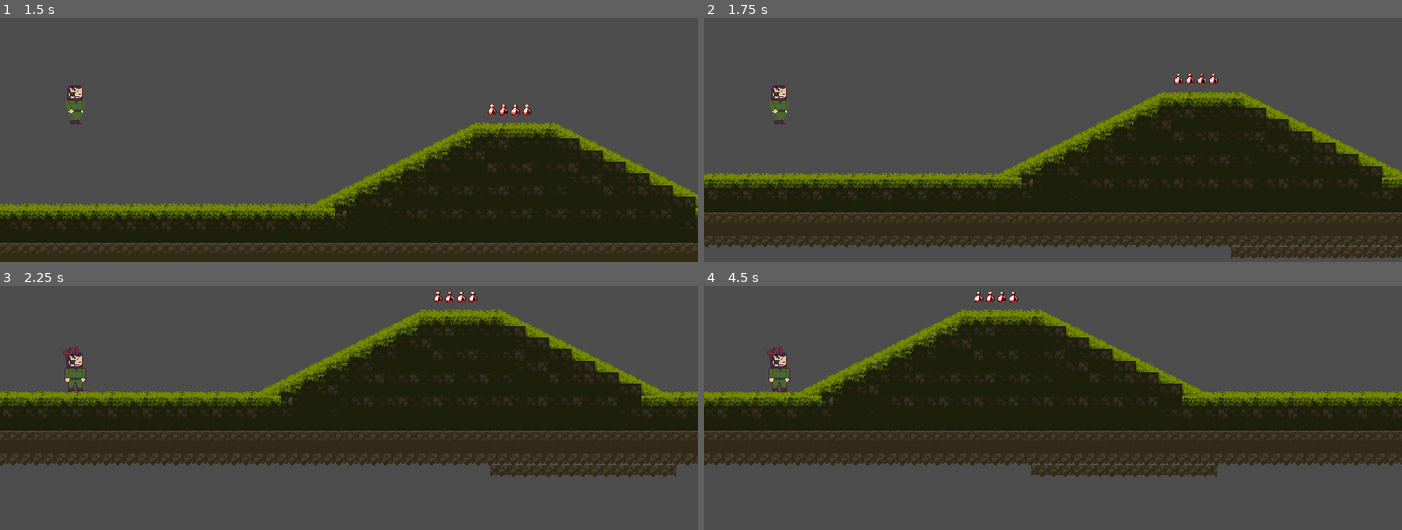
Above: before the commit, frames 1-4 (two rows, left to right).
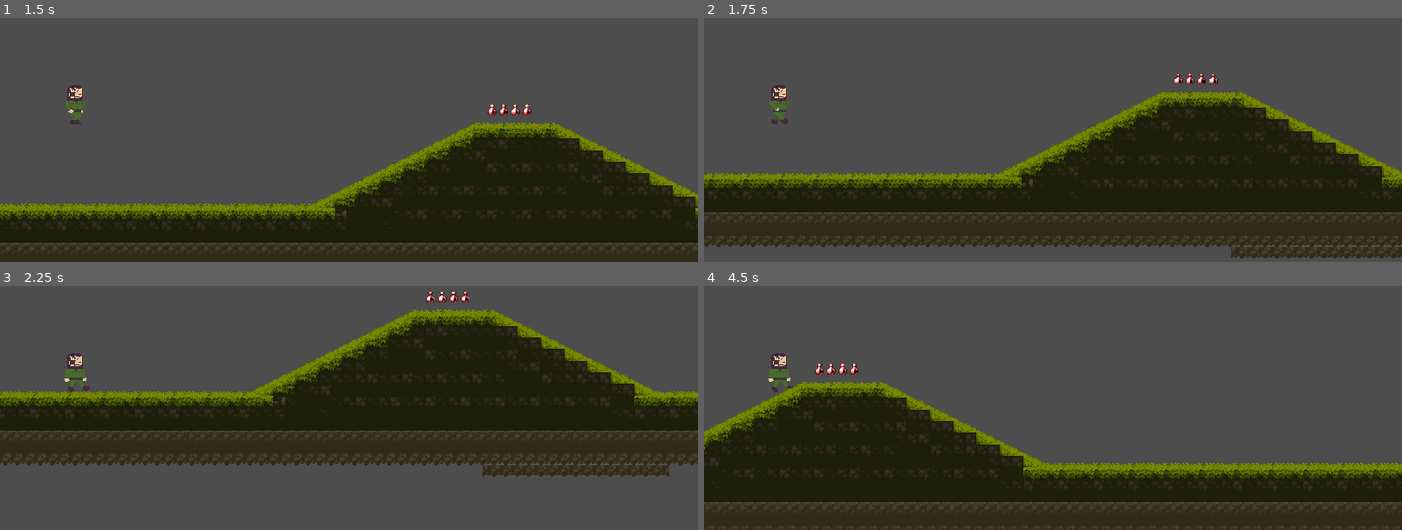
Above: after the commit, the same moments.

Repository: JuanGdev/Autum-Tavern-Game-Jam-2023
Game: Godot game, scene res://debug_physics_test_map/test_map.tscn
Same seed, same stepped clock (60 frames per second), same inputs: the game is played once before the commit and once after it.
Inputs:
- Up to frame 1 (1.5 s): tap Enter (ui_accept) at 0.5 s; hold Right (ui_right) from 0.53 s (still down); tap Space (jump) at 0.77 s
- Up to frame 2 (1.75 s): keep holding Right (ui_right); tap Space (jump) at 1.52 s
- Up to frame 3 (2.25 s): release Right (ui_right) at 2.03 s; hold Left (ui_left) from 2.03 s (still down)
- Up to frame 4 (4.5 s): release Left (ui_left) at 2.78 s; hold Right (ui_right) 2.78-4.28 s; tap Space (jump) at 3.02, 3.77 s; hold Left (ui_left) from 4.28 s (still down)

Frame 1 is identical in both runs. In frame 2, 0.5% of the frame differs, in the area x 0-100%, y 22-99%; in frame 3, 5.5%; in frame 4, 61%, in the area x 0-100%, y 2-100%.

Commit message:
organizing some files

Diff:
--- a/Daredevil_character/daredevil.gd
+++ b/Daredevil_character/daredevil.gd
@@ -10,7 +10,7 @@
 
 #const SPEED = 300.0
 const JUMP_VELOCITY = -400.0
-const RUNNING_SPEED = 100.0
+const RUNNING_SPEED = 500.0
 const MAX_FALLING_SPEED = 200.0
 
 
--- a/node_2d.tscn
+++ b/tutorial_area/node_2d.tscn
@@ -1,6 +1,6 @@
 [gd_scene load_steps=6 format=3 uid="uid://dl87dp21yf263"]
 
-[ext_resource type="Script" path="res://Node2D.gd" id="1_5b308"]
+[ext_resource type="Script" path="res://tutorial_area/Node2D.gd" id="1_u6w7r"]
 [ext_resource type="Texture2D" uid="uid://dl2i4upiv6hxp" path="res://art/SPRITES/ESCENARIOS/TILESET/ground base tileset.jpg" id="2_ll3um"]
 [ext_resource type="PackedScene" uid="uid://bmxxhsxpo0uae" path="res://Daredevil_character/daredevil.tscn" id="3_1eqec"]
 
@@ -34,7 +34,7 @@
 sources/0 = SubResource("TileSetAtlasSource_2b3gn")
 
 [node name="Node2D" type="Node2D"]
-script = ExtResource("1_5b308")
+script = ExtResource("1_u6w7r")
 
 [node name="TileMap" type="TileMap" parent="."]
 tile_set = SubResource("TileSet_0nhni")
--- /dev/null
+++ b/ui_elements/texture_progress_bar.tscn
@@ -0,0 +1,5 @@
+[gd_scene format=3 uid="uid://dmj8wd3qoysx0"]
+
+[node name="TextureProgressBar" type="TextureProgressBar"]
+offset_right = 40.0
+offset_bottom = 40.0
Renamed: Node2D.gd -> tutorial_area/Node2D.gd
